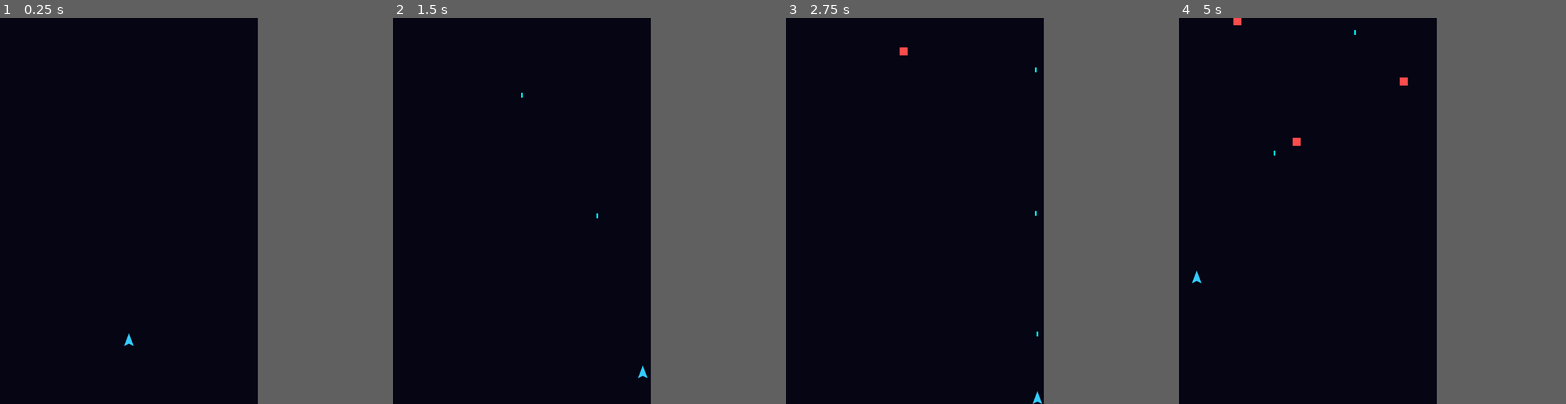
Above: before the commit, frames 1-4 (left to right).
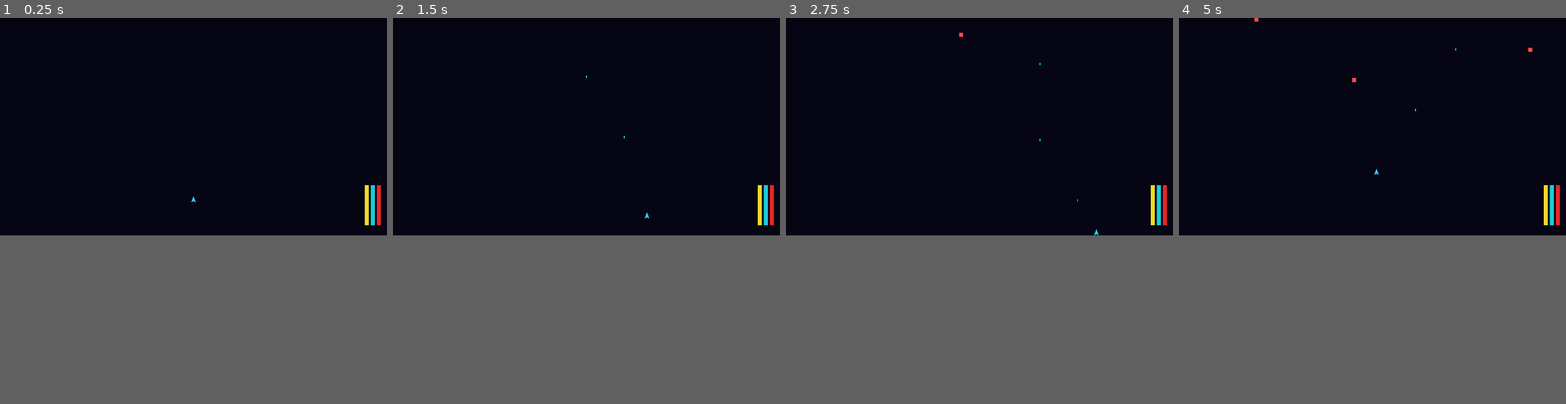
Above: after the commit, the same moments.

Repository: TISMND/synth-fleet
Game: Godot game, scene res://scenes/main.tscn
Two runs of this game, one before a commit and one after it. Both use one fixed random seed, a clock stepped at 60 frames per second and the inputs below.
Inputs:
- Up to frame 1 (0.25 s): no input
- Up to frame 2 (1.5 s): tap Enter at 0.5 s; hold D (move_right) 0.53-1.28 s; hold S (move_down) from 1.28 s (still down)
- Up to frame 3 (2.75 s): release S (move_down) at 2.03 s; hold D (move_right) from 2.03 s (still down)
- Up to frame 4 (5 s): release D (move_right) at 2.78 s; hold W (move_up) 2.78-3.53 s; hold A (move_left) from 3.53 s (still down)
In our replay, the window is 533x799 before the commit and 800x450 after it. These sizes can differ from the game's own. Grey fills any space a smaller window leaves; there, only what the larger window draws over its background counts as a difference.

The runs differ from the first frame. In frame 1, 0.4% of the frame differs, in the area x 32-99%, y 43-85%; in frame 2, 0.4%; in frame 3, 0.5%; in frame 4, 0.6%, in the area x 3-99%, y 0-69%.

Commit message:
Basically nothing. Wide screen, three bars, not much.

Diff:
--- a/project.godot
+++ b/project.godot
@@ -26,8 +26,10 @@
 
 [display]
 
-window/size/viewport_width=640
-window/size/viewport_height=960
+window/size/viewport_width=1920
+window/size/viewport_height=1080
+window/size/window_width_override=1280
+window/size/window_height_override=720
 window/stretch/mode="viewport"
 
 [input]
@@ -56,6 +58,11 @@
 , Object(InputEventKey,"resource_local_to_scene":false,"resource_name":"","device":-1,"window_id":0,"alt_pressed":false …(186 unchanged characters)…
 ]
 }
+quit_game={
+"deadzone": 0.5,
+"events": [Object(InputEventKey,"resource_local_to_scene":false,"resource_name":"","device":-1,"window_id":0,"alt_pressed":false,"shift_pressed":false,"ctrl_pressed":false,"meta_pressed":false,"pressed":false,"keycode":0,"physical_keycode":4194305,"key_label":0,"unicode":0,"location":0,"echo":false,"script":null)
+]
+}
 
 [rendering]
 
--- a/scenes/game/level.tscn
+++ b/scenes/game/level.tscn
@@ -1,10 +1,11 @@
-[gd_scene load_steps=6 format=3]
+[gd_scene load_steps=7 format=3]
 
 [ext_resource type="PackedScene" path="res://scenes/game/player.tscn" id="1"]
 [ext_resource type="Script" path="res://scripts/weapons/weapon_base.gd" id="2"]
 [ext_resource type="Script" path="res://scripts/enemies/enemy_spawner.gd" id="3"]
 [ext_resource type="PackedScene" path="res://scenes/game/enemy_basic.tscn" id="4"]
 [ext_resource type="Script" path="res://scripts/systems/level_controller.gd" id="5"]
+[ext_resource type="PackedScene" path="res://scenes/ui/hud.tscn" id="6"]
 
 [node name="Level" type="Node2D"]
 
@@ -12,19 +13,19 @@
 
 [node name="StarsFar" type="ParallaxLayer" parent="ScrollingBG"]
 motion_scale = Vector2(0.3, 0.3)
-motion_mirroring = Vector2(0, 960)
+motion_mirroring = Vector2(0, 1080)
 
 [node name="FarStars" type="ColorRect" parent="ScrollingBG/StarsFar"]
-offset_right = 640.0
-offset_bottom = 960.0
+offset_right = 1920.0
+offset_bottom = 1080.0
 color = Color(0.02, 0.02, 0.08, 1)
 
 [node name="StarsNear" type="ParallaxLayer" parent="ScrollingBG"]
 motion_scale = Vector2(0.7, 0.7)
-motion_mirroring = Vector2(0, 960)
+motion_mirroring = Vector2(0, 1080)
 
 [node name="Player" parent="." instance=ExtResource("1")]
-position = Vector2(320, 800)
+position = Vector2(960, 900)
 
 [node name="ForwardWeapon" type="Node2D" parent="Player/ForwardMount"]
 script = ExtResource("2")
@@ -39,6 +40,8 @@
 
 [node name="BeatVisual" type="ColorRect" parent="."]
 visible = false
-offset_right = 640.0
+offset_right = 1920.0
 offset_bottom = 4.0
 color = Color(1, 1, 1, 0.3)
+
+[node name="HUD" parent="." instance=ExtResource("6")]
--- /dev/null
+++ b/scenes/ui/hud.tscn
@@ -0,0 +1,56 @@
+[gd_scene load_steps=2 format=3]
+
+[ext_resource type="Script" path="res://scripts/ui/hud.gd" id="1"]
+
+[node name="HUD" type="CanvasLayer"]
+layer = 10
+script = ExtResource("1")
+
+[node name="BarsPanel" type="Control" parent="."]
+anchors_preset = 15
+anchor_right = 1.0
+anchor_bottom = 1.0
+grow_horizontal = 2
+grow_vertical = 2
+
+[node name="HullBarBG" type="ColorRect" parent="BarsPanel"]
+offset_left = 1870.0
+offset_top = 830.0
+offset_right = 1890.0
+offset_bottom = 1030.0
+color = Color(0.3, 0.05, 0.05, 1)
+
+[node name="HullBarFill" type="ColorRect" parent="BarsPanel"]
+offset_left = 1870.0
+offset_top = 830.0
+offset_right = 1890.0
+offset_bottom = 1030.0
+color = Color(0.9, 0.15, 0.15, 1)
+
+[node name="ShieldBarBG" type="ColorRect" parent="BarsPanel"]
+offset_left = 1840.0
+offset_top = 830.0
+offset_right = 1860.0
+offset_bottom = 1030.0
+color = Color(0.05, 0.2, 0.25, 1)
+
+[node name="ShieldBarFill" type="ColorRect" parent="BarsPanel"]
+offset_left = 1840.0
+offset_top = 830.0
+offset_right = 1860.0
+offset_bottom = 1030.0
+color = Color(0.1, 0.8, 0.85, 1)
+
+[node name="EnergyBarBG" type="ColorRect" parent="BarsPanel"]
+offset_left = 1810.0
+offset_top = 830.0
+offset_right = 1830.0
+offset_bottom = 1030.0
+color = Color(0.25, 0.2, 0.05, 1)
+
+[node name="EnergyBarFill" type="ColorRect" parent="BarsPanel"]
+offset_left = 1810.0
+offset_top = 830.0
+offset_right = 1830.0
+offset_bottom = 1030.0
+color = Color(0.95, 0.85, 0.15, 1)
--- a/scripts/player/player.gd
+++ b/scripts/player/player.gd
@@ -1,7 +1,8 @@
 extends CharacterBody2D
-## Player ship — movement, weapon mounts, health.
+## Player ship — movement, weapon mounts, health, energy.
 
 signal health_changed(hull: int, shield: int)
+signal energy_changed(current: int, maximum: int)
 signal destroyed()
 
 @export var move_speed: float = 400.0
@@ -9,25 +10,43 @@
 @export var shield_max: int = 50
 @export var shield_regen_rate: float = 5.0  # per second
 @export var shield_regen_delay: float = 2.0  # seconds after last hit
+@export var energy_multiplier: int = 5
 
-@onready var forward_mount: Marker2D = $ForwardMount
-@onready var back_mount: Marker2D = $BackMount
-@onready var left_mount: Marker2D = $LeftMount
-@onready var right_mount: Marker2D = $RightMount
-@onready var special_mount: Marker2D = $SpecialMount
+var forward_mount: Marker2D
+var back_mount: Marker2D
+var left_mount: Marker2D
+var right_mount: Marker2D
+var special_mount: Marker2D
 
 var hull: int
 var shield: int
 var _shield_regen_timer: float = 0.0
+var _shield_regen_accum: float = 0.0
 var _weapons: Dictionary = {}  # mount_name -> WeaponBase node
+
+var current_energy: int
+var max_energy: int
+var energy_regen_rate: float
+var _energy_regen_accum: float = 0.0
 
 # Screen bounds (set in _ready based on viewport)
 var _bounds: Rect2
 
 
 func _ready() -> void:
+	forward_mount = $ForwardMount
+	back_mount = $BackMount
+	left_mount = $LeftMount
+	right_mount = $RightMount
+	special_mount = $SpecialMount
+
 	hull = hull_max
 	shield = shield_max
+
+	max_energy = GameState.generator_power * energy_multiplier
+	energy_regen_rate = float(GameState.generator_power)
+	current_energy = max_energy
+
 	var vp_size := get_viewport().get_visible_rect().size
 	# Inset by 16px so sprite doesn't clip edge
 	_bounds = Rect2(16, 16, vp_size.x - 32, vp_size.y - 32)
@@ -47,12 +66,37 @@
 	# Clamp to screen bounds
 	global_position = global_position.clamp(_bounds.position, _bounds.end)
 
-	# Shield regen
+	# Shield regen (float accumulator to avoid int truncation)
 	if _shield_regen_timer > 0.0:
 		_shield_regen_timer -= delta
 	elif shield < shield_max:
-		shield = mini(shield + int(shield_regen_rate * delta), shield_max)
-		health_changed.emit(hull, shield)
+		_shield_regen_accum += shield_regen_rate * delta
+		var regen_amount := int(_shield_regen_accum)
+		if regen_amount > 0:
+			_shield_regen_accum -= regen_amount
+			shield = mini(shield + regen_amount, shield_max)
+			health_changed.emit(hull, shield)
+
+	# Energy regen
+	if current_energy < max_energy:
+		_energy_regen_accum += energy_regen_rate * delta
+		var energy_amount := int(_energy_regen_accum)
+		if energy_amount > 0:
+			_energy_regen_accum -= energy_amount
+			current_energy = mini(current_energy + energy_amount, max_energy)
+			energy_changed.emit(current_energy, max_energy)
+
+
+func can_spend_energy(amount: int) -> bool:
+	return current_energy >= amount
+
+
+func spend_energy(amount: int) -> bool:
+	if current_energy < amount:
+		return false
+	current_energy -= amount
+	energy_changed.emit(current_energy, max_energy)
+	return true
 
 
 func take_damage(amount: int) -> void:
--- a/scripts/systems/level_controller.gd
+++ b/scripts/systems/level_controller.gd
@@ -5,14 +5,29 @@
 @export var level_bpm: float = 120.0
 @export var scroll_speed: float = 50.0
 
-@onready var parallax_bg: ParallaxBackground = $"../ScrollingBG"
-@onready var enemy_spawner: Node = $"../EnemySpawner"
+var parallax_bg: ParallaxBackground
+var enemy_spawner: Node
+var hud: CanvasLayer
+var player: CharacterBody2D
 
 
 func _ready() -> void:
+	parallax_bg = $"../ScrollingBG"
+	enemy_spawner = $"../EnemySpawner"
+	player = $"../Player"
+	hud = $"../HUD"
+
 	BeatClock.start(level_bpm)
 	if enemy_spawner.has_method("start_spawning"):
 		enemy_spawner.start_spawning()
+	if hud and player:
+		# Deferred so HUD's _ready() has resolved its child node refs first
+		hud.connect_to_player.call_deferred(player)
+
+
+func _unhandled_input(event: InputEvent) -> void:
+	if event.is_action_pressed("quit_game"):
+		get_tree().quit()
 
 
 func _process(delta: float) -> void:
--- /dev/null
+++ b/scripts/ui/hud.gd
@@ -0,0 +1,44 @@
+extends CanvasLayer
+## HUD — displays hull, shield, and energy bars on the right side of the screen.
+
+var hull_bar_fill: ColorRect
+var shield_bar_fill: ColorRect
+var energy_bar_fill: ColorRect
+
+var _hull_max: int = 100
+var _shield_max: int = 50
+
+const BAR_HEIGHT := 200.0
+
+
+func _ready() -> void:
+	hull_bar_fill = $BarsPanel/HullBarFill
+	shield_bar_fill = $BarsPanel/ShieldBarFill
+	energy_bar_fill = $BarsPanel/EnergyBarFill
+
+
+func connect_to_player(player: CharacterBody2D) -> void:
+	_hull_max = player.hull_max
+	_shield_max = player.shield_max
+	player.health_changed.connect(_on_health_changed)
+	player.energy_changed.connect(_on_energy_changed)
+	# Set initial values
+	_on_health_changed(player.hull, player.shield)
+	_on_energy_changed(player.current_energy, player.max_energy)
+
+
+func _on_health_changed(hull: int, shield: int) -> void:
+	_set_bar_fill(hull_bar_fill, float(hull) / float(_hull_max))
+	_set_bar_fill(shield_bar_fill, float(shield) / float(_shield_max))
+
+
+func _on_energy_changed(current: int, maximum: int) -> void:
+	if maximum > 0:
+		_set_bar_fill(energy_bar_fill, float(current) / float(maximum))
+
+
+func _set_bar_fill(bar: ColorRect, ratio: float) -> void:
+	ratio = clampf(ratio, 0.0, 1.0)
+	var fill_height := BAR_HEIGHT * ratio
+	# Bar fills from bottom: keep bottom edge fixed, adjust top
+	bar.offset_top = bar.offset_bottom - fill_height
--- a/scripts/weapons/weapon_base.gd
+++ b/scripts/weapons/weapon_base.gd
@@ -10,10 +10,11 @@
 var _fire_direction: Vector2 = Vector2.UP
 var _subdivision_counter: int = 0
 
-@onready var _projectile_scene: PackedScene = preload("res://scenes/game/projectile.tscn")
+var _projectile_scene: PackedScene
 
 
 func _ready() -> void:
+	_projectile_scene = preload("res://scenes/game/projectile.tscn")
 	BeatClock.beat_hit.connect(_on_beat_hit)
 
 
@@ -25,6 +26,10 @@
 
 
 func fire() -> void:
+	var player := _get_player()
+	if player and weapon_data:
+		if not player.spend_energy(weapon_data.power_cost):
+			return
 	var projectile := _projectile_scene.instantiate() as Node2D
 	projectile.global_position = global_position
 	projectile.direction = _fire_direction
@@ -36,5 +41,13 @@
 	AudioManager.play_color(color_name)
 
 
+func _get_player() -> CharacterBody2D:
+	# Weapon -> Mount -> Player
+	var mount := get_parent()
+	if mount:
+		return mount.get_parent() as CharacterBody2D
+	return null
+
+
 func set_fire_direction(dir: Vector2) -> void:
 	_fire_direction = dir.normalized()
Not shown, added: .claude/settings.local.json
Not shown, changed: CLAUDE.md
